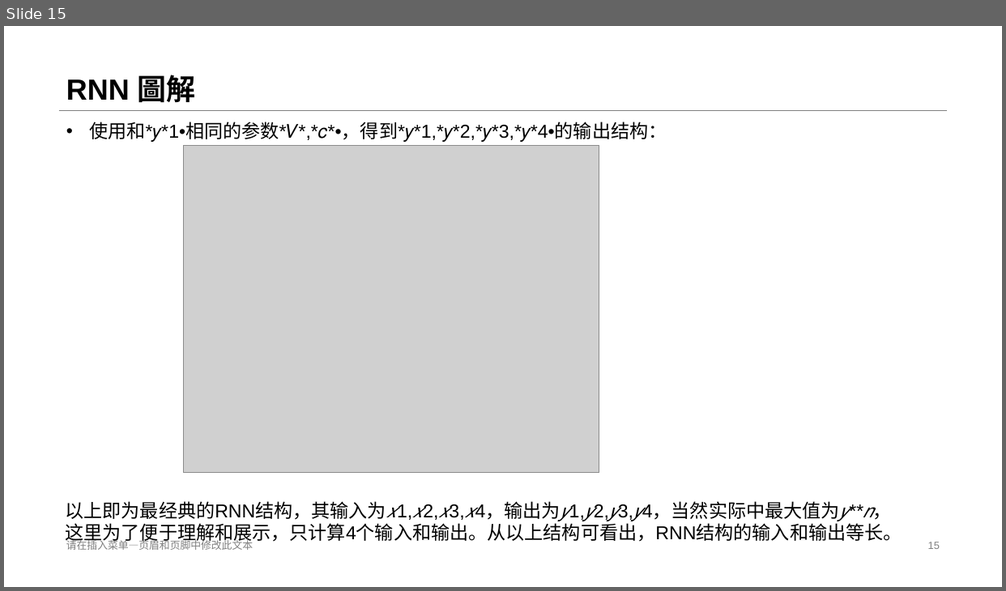
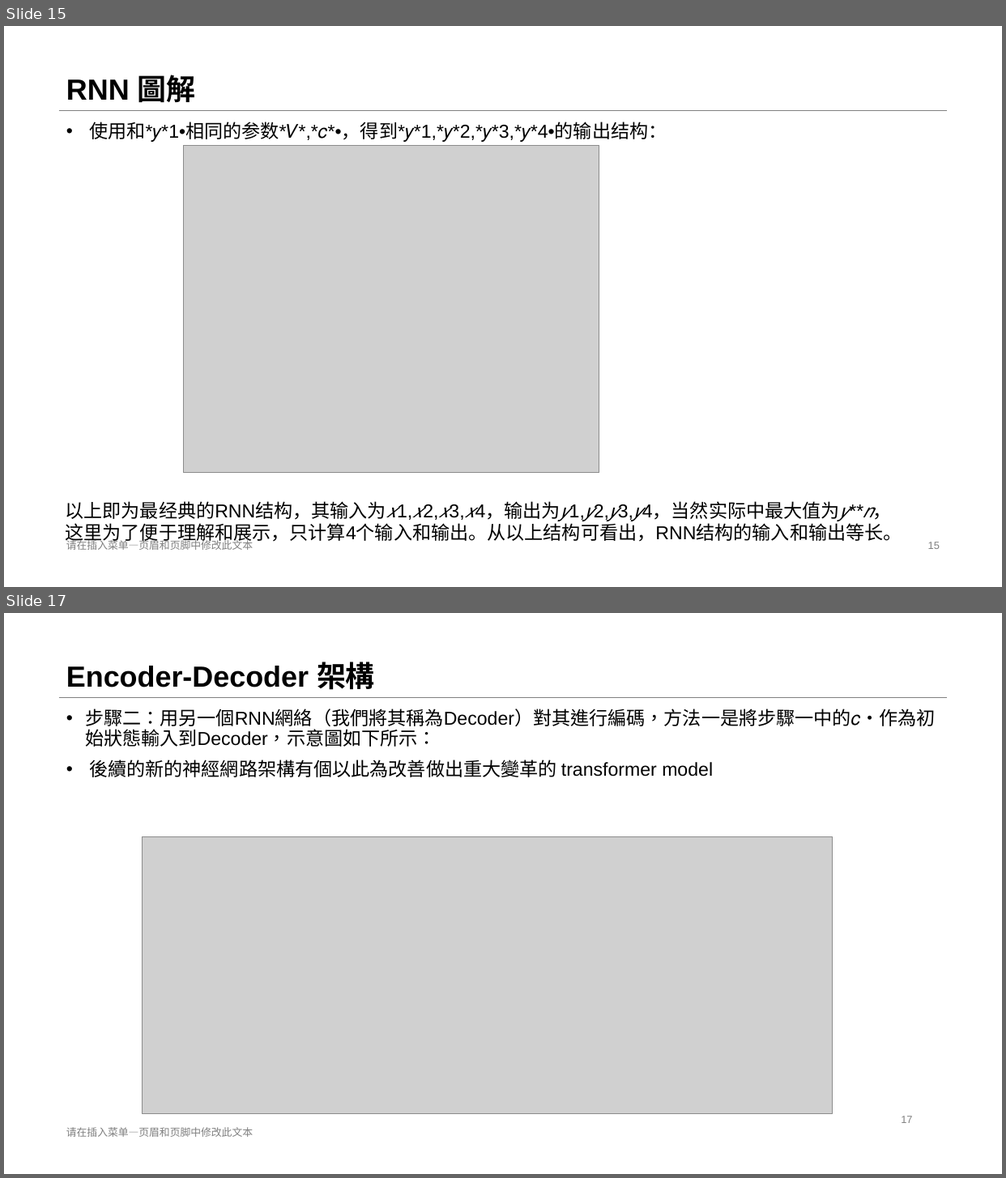
Before and after one commit to stereo720712/2020-11_2021-01_deep_learning_learn_report_record, a slide deck: 11_16_to_11_20_third/3.RNN.pptx. Shown one above the other, each under a label of ours: slide 15 before the commit, slides 15 and 17 after it; the slides between them are not shown. The pictures are 1006x591 and 1006x1178 pixels, drawn with LibreOffice and Linux fonts; fonts in the diff are those of the drawing; grey boxes stand for pictures. Boxes give left, top, right and bottom in pixels: in the first picture for what was removed or moved away, otherwise in the second. Text is boxed around its words. In the diff, an @@ line names an element or a change of style, - is before the commit and + after.

```diff
--- a/11_16_to_11_20_third/3.RNN.pptx
+++ b/11_16_to_11_20_third/3.RNN.pptx
@@ slide 17 added at (4, 613, 1002, 1174), background #FFFFFF; not listed: 1 template element that a slide beside it also shows @@
@@ title added at (66, 662, 375, 690), 28 pt, text #000000, bold @@
+Encoder-Decoder 架構
@@ text added at (85, 709, 936, 777), 18 pt, text #000000 @@
+• 步驟二：用另一個RNN網絡（我們將其稱為Decoder）對其進行編碼，方法一是將步驟一中的𝑐•作為初始狀態輸入到Decoder，示意圖如下所示：
+• 後續的新的神經網路架構有個以此為改善做出重大變革的 transformer model
@@ picture added at (143, 837, 833, 1114) @@
@@ page number added at (901, 1116, 912, 1123), 10 pt, text #808080 @@
+17
@@ text added at (66, 1127, 253, 1137), 10 pt, text #808080 @@
+请在插入菜单—页眉和页脚中修改此文本
```
Also in this commit, not shown: 1 other slide added, 4 other files.
